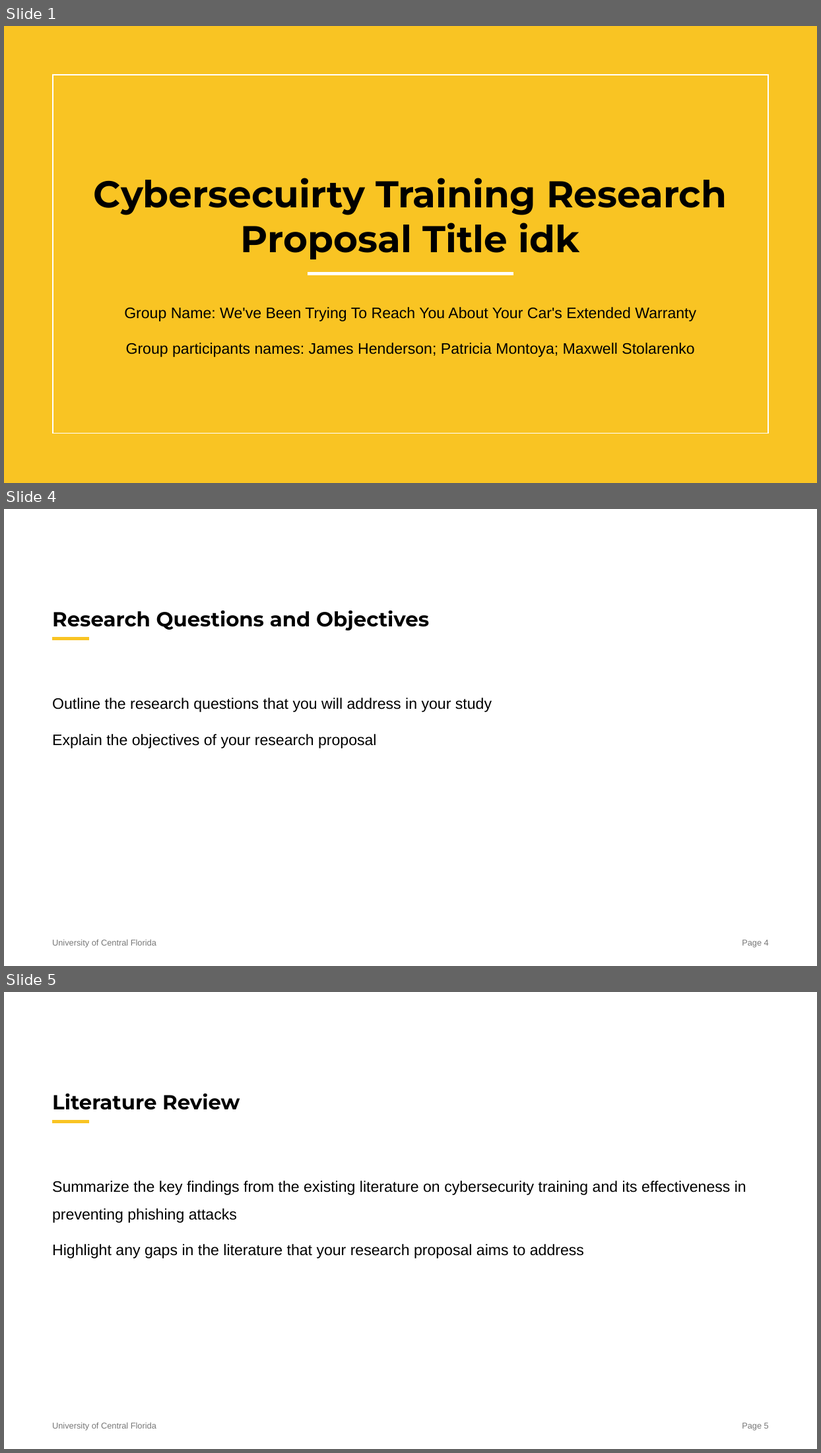
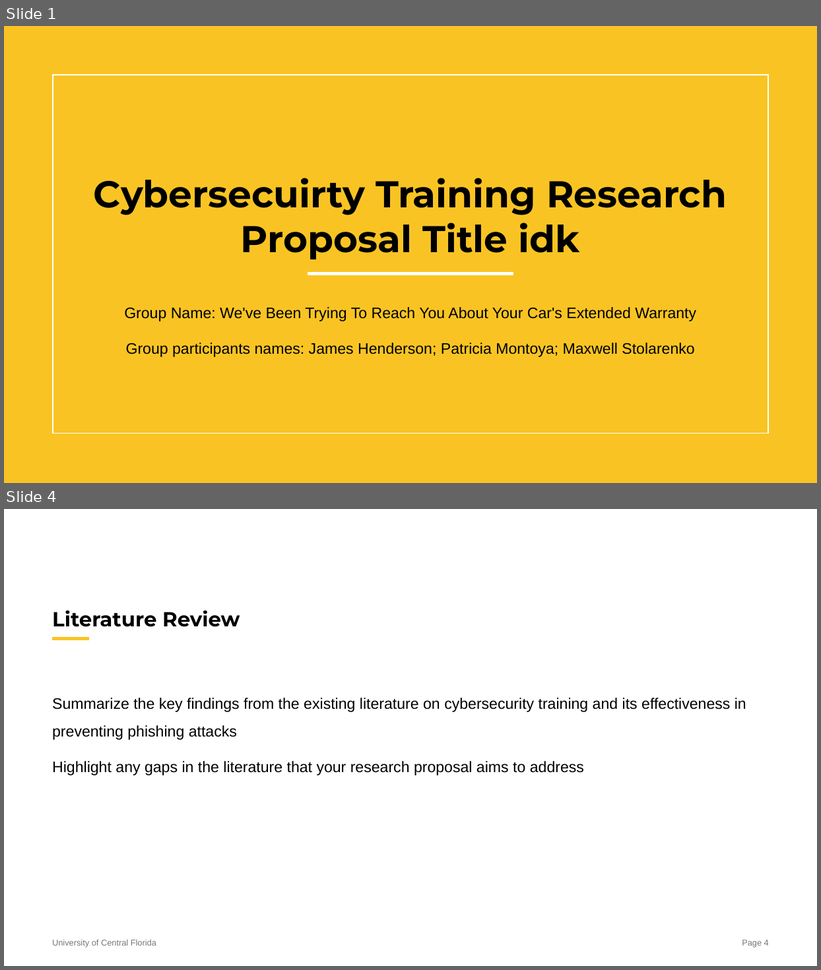
Before and after one commit to snowbowls/W.B.T.T.R.Y.A.Y.C.E.W, a slide deck: PPT/Alpha Review.pptx. Shown one above the other, each under a label of ours: slides 1, 4 and 5 before the commit, slides 1 and 4 after it; the slides between them are not shown. The pictures are 821x1453 and 821x970 pixels, drawn with LibreOffice and Linux fonts; fonts in the diff are those of the drawing; background and template pictures are left out. Boxes give left, top, right and bottom in pixels: in the first picture for what was removed or moved away, otherwise in the second. Text is boxed around its words. In the diff, an @@ line names an element or a change of style, - is before the commit and + after.

```diff
--- a/PPT/Alpha Review.pptx
+++ b/PPT/Alpha Review.pptx
@@ slide 4 removed at [4,509,817,966], background #FFFFFF; not listed: 3 template elements that a slide beside it also shows @@
@@ title removed at [52,610,429,631] @@
-Research Questions and Objectives
@@ text removed at [52,698,492,749] @@
-Outline the research questions that you will address in your study
-Explain the objectives of your research proposal
@@ what was slide 5 is now slide 4 @@
@@ page number at [742,940,769,948]: text changed @@
-Page 5
+Page 4
```
Also in this commit, not shown: 2 slides added, 2 other slides removed, 2 other files.
